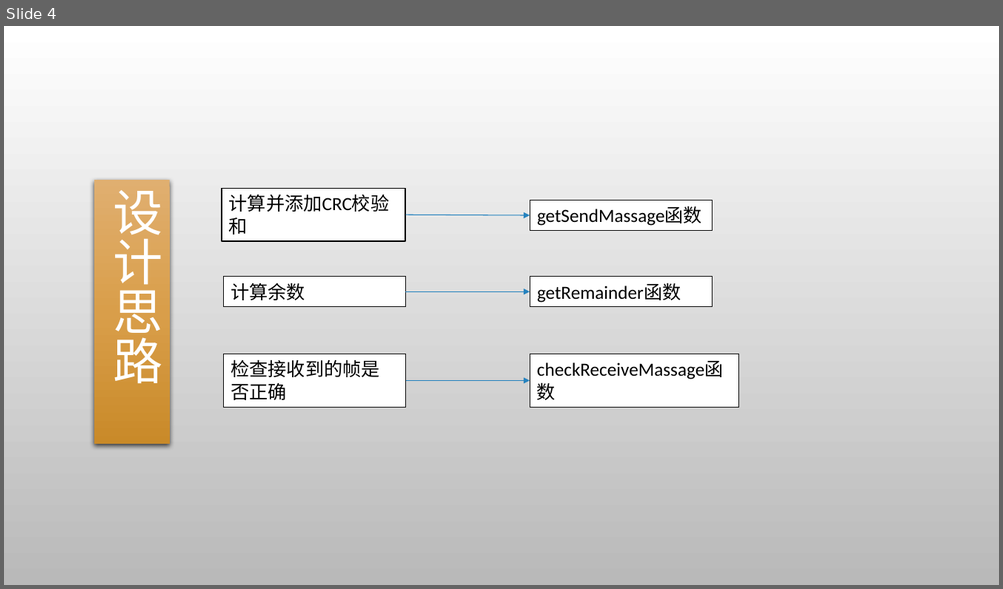
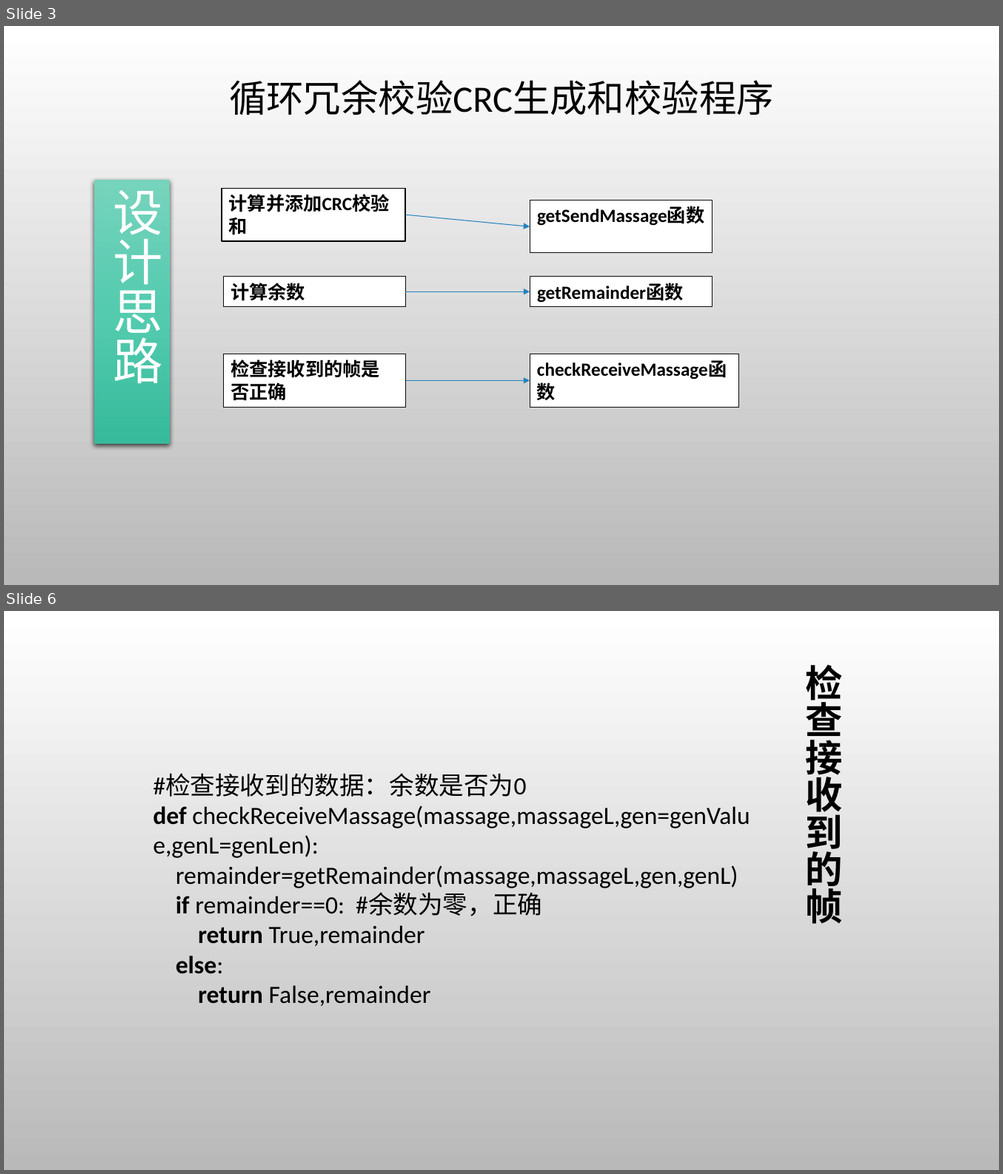
Before and after one commit to gcrth/computer_network, a slide deck: chapter3/ppt/ppt-chapter3.pptx. Shown one above the other, each under a label of ours: slide 4 before the commit, slides 3 and 6 after it; the slides between them are not shown. The pictures are 1003x589 and 1003x1174 pixels, drawn with LibreOffice and Linux fonts; fonts in the diff are those of the drawing; background and template pictures are left out. Boxes give left, top, right and bottom in pixels: in the first picture for what was removed or moved away, otherwise in the second. Text is boxed around its words. In the diff, an @@ line names an element or a change of style, - is before the commit and + after.

```diff
--- a/chapter3/ppt/ppt-chapter3.pptx
+++ b/chapter3/ppt/ppt-chapter3.pptx
@@ slide 6 added at [4, 611, 999, 1170], background picture (left out) @@
@@ title added at [805, 665, 842, 924], 36 pt, text #000000, bold @@
+检查接收到的帧
@@ text added at [153, 774, 749, 1006], 24 pt, text #000000 @@
+#检查接收到的数据：余数是否为0
+def checkReceiveMassage(massage,massageL,gen=genValue,genL=genLen):
+remainder=getRemainder(massage,massageL,gen,genL)
+if remainder==0: #余数为零，正确
+return True,remainder
+else:
+return False,remainder
@@ what was slide 4 is now slide 3 @@
@@ slide 3 changed as well @@
@@ text added at [229, 80, 774, 115], 36 pt, text #000000 @@
+循环冗余校验CRC生成和校验程序
@@ rectangle "设计思路" at [94, 180, 170, 444]: fill gradient #E0B071 to #DA9F4B to #C98A29 to gradient #77D4BC to #54CBAF to #36BA9C @@
@@ bold on in 6 elements at [221, 189, 405, 241], [529, 277, 711, 306], [223, 277, 405, 306], [223, 355, 405, 407], [529, 355, 738, 407], [529, 201, 711, 254] @@
@@ rectangle "getSendMassage函数": place and size @@
-rectangle "getSendMassage函数" at [529, 201, 711, 230]
+rectangle "getSendMassage函数" at [529, 201, 711, 254]
@@ arrow moved from (405, 215) - (529, 215) to (405, 215) - (529, 227) @@
```
Also in this commit, not shown: 2 other slides changed, 28 other slides added, 2 slides removed.
